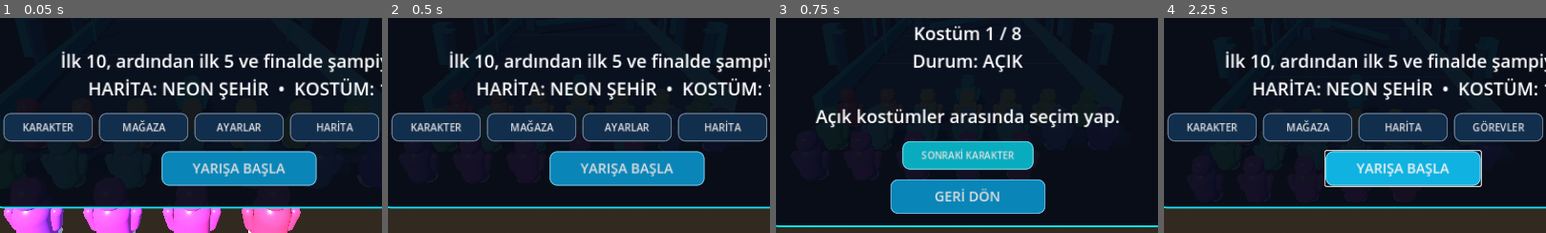
Above: before the commit, frames 1-4 (left to right).
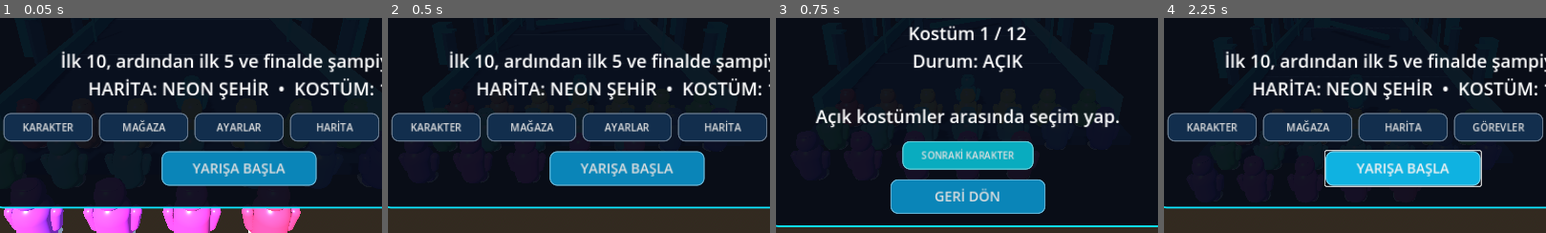
Above: after the commit, the same moments.

Repository: AjanLeo/son-kalan-kazanir
Game: Godot game, scene res://Main.tscn
Same seed, same stepped clock (60 frames per second), same inputs: the game is played once before the commit and once after it.
Inputs:
- Up to frame 1 (0.05 s): no input
- Up to frame 2 (0.5 s): no input
- Up to frame 3 (0.75 s): click "KARAKTER" at 0.5 s
- Up to frame 4 (2.25 s): click "SONRAKİ KARAKTER" at 1.25 s; click "GERİ DÖN" at 2 s
The pictures show only the part of the screen within x 25-75%, y 36-86%; the shares and areas given below are measured in that part.

Frames 1-2 are identical in both runs. In frame 3, 1.2% of the frame differs, in the area x 34-66%, y 3-11%; in frame 4, nothing differs.

Commit message:
Expand character roster to twelve unlockable costume styles

Diff:
--- a/scripts/main.gd
+++ b/scripts/main.gd
@@ -28,7 +28,7 @@
 var skin_index := 0
 var unlocked_skins: Array[int] = [0]
 var quest_claimed := false
-var skin_colors: Array[Color] = [Color(0.1,0.85,1.0), Color( …(108 unchanged characters)… or(0.95,0.95,1.0), Color(0.12,0.95,0.75)]
+var skin_colors: Array[Color] = [Color(0.1,0.85,1.0), Color( …(108 unchanged characters)… or(0.95,0.95,1.0), Color(0.12,0.95,0.75), Color(0.95,0.18,0.68), Color(0.48,0.25,0.12), Color(0.82,0.88,0.18), Color(0.28,0.38,0.95)]
 var theme_names: Array[String] = ["NEON ŞEHİR", "LAV DENİZİ", "BUZ KRALLIĞI", "GÖKYÜZÜ", "ŞEKER DÜNYASI", "UZAY ÜSSÜ", "ORMAN TAPINAĞI", "ŞAMPİYON ARENASI"]
 var theme_floor: Array[Color] = [Color(0.12,0.19,0.31), Color(0.32,0.09,0.07), Color(0.55,0.78,0.91), Color(0.25,0.42,0.68), Color(0.75,0.35,0.58), Color(0.10,0.12,0.25), Color(0.12,0.28,0.19), Color(0.28,0.19,0.42)]
 var theme_glow: Array[Color] = [Color(0.05,0.9,1.0), Color(1.0,0.22,0.05), Color(0.6,0.92,1.0), Color(1.0,0.85,0.35), Color(1.0,0.35,0.72), Color(0.48,0.38,1.0), Color(0.3,1.0,0.52), Color(1.0,0.78,0.18)]
@@ -619,7 +619,7 @@
 
 func _open_characters() -> void:
 	var state := "AÇIK" if unlocked_skins.has(skin_index) else "KİLİTLİ"
-	_show_submenu("KARAKTER SEÇİMİ\n\nKostüm %d / 8\nDurum: %s\n\nAçık kostümler arasında seçim yap." % [skin_index + 1, state])
+	_show_submenu("KARAKTER SEÇİMİ\n\nKostüm %d / 12\nDurum: %s\n\nAçık kostümler arasında seçim yap." % [skin_index + 1, state])
 	_add_submenu_action("SONRAKİ KARAKTER", _next_skin)
 
 func _next_skin() -> void:
@@ -799,13 +799,13 @@
 			total_races = int(parsed.get("races", 0))
 			best_rank = int(parsed.get("best_rank", 20))
 			theme_index = clampi(int(parsed.get("theme", 0)), 0, 7)
-			skin_index = clampi(int(parsed.get("skin", 0)), 0, 7)
+			skin_index = clampi(int(parsed.get("skin", 0)), 0, 11)
 			var saved_unlocked = parsed.get("unlocked", [0])
 			if saved_unlocked is Array:
 				unlocked_skins.clear()
 				for item in saved_unlocked:
 					var idx := int(item)
-					if idx >= 0 and idx < 8 and not unlocked_skins.has(idx): unlocked_skins.append(idx)
+					if idx >= 0 and idx < 12 and not unlocked_skins.has(idx): unlocked_skins.append(idx)
 			if not unlocked_skins.has(0): unlocked_skins.append(0)
 			quest_claimed = bool(parsed.get("quest_claimed", false))
 			graphics_level = clampi(int(parsed.get("graphics", 2)), 0, 2)
